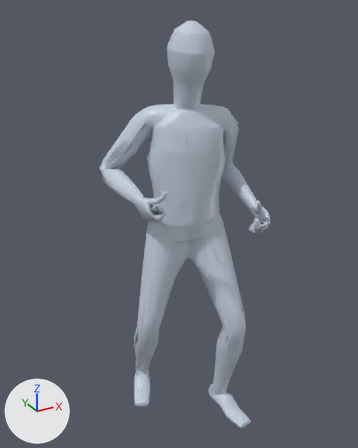
One commit to the glTF model app/assets/anims/Base/one_hand_attack_heavy.glb: the scene before it, then after it.
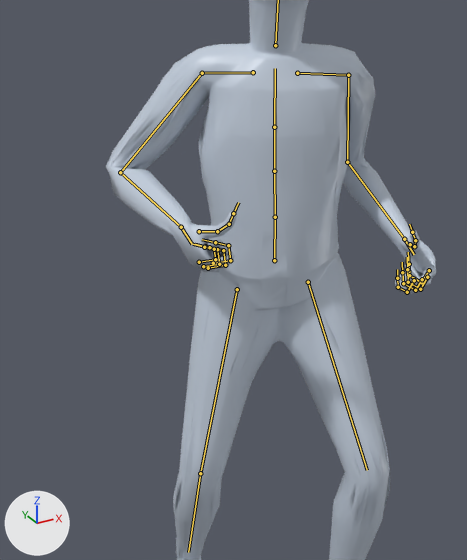
There are two pictures of each version: one whole from a 50 mm camera at (-0.962, -1.698, 1.781) aimed at (-0.038, -0.018, 0.941), one close up on the part from 12% to 80% of the width and 18% to 83% of the height. The axes (+X, +Y, +Z) are drawn at lower left. The lights are the same throughout. The last two pictures show the newer version. Both versions are drawn at frame 4 of the action 'Animation'; the numbers are the values there. The bones that change, and the others that lie on the model, are drawn over the model as lines in the close-ups.

The first close-up shows 'Body_human_male'.
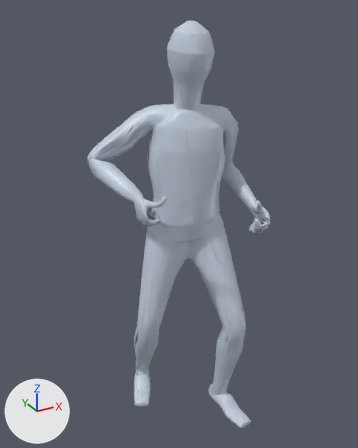
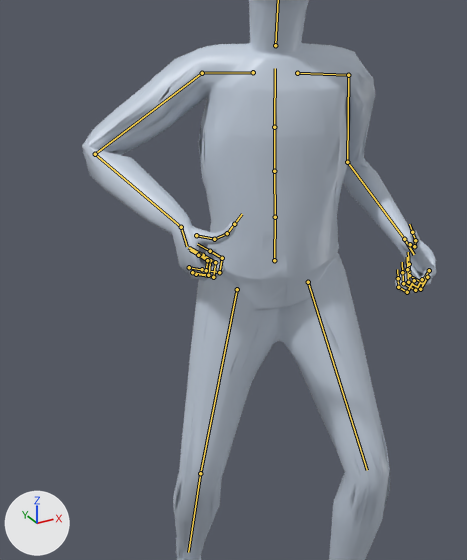
What differs and where, as boxes [x1, y1, x2, y2] in the close-ups (467 x 560 px):
'Body_human_male', posed
    before: [106, 0, 437, 560]
    after: [82, 0, 437, 560]
bone 'mixamorig:RightArm', root to tip
    before: (202, 73) to (120, 172)
    after: (202, 73) to (95, 154)
bone 'mixamorig:RightHand', root to tip
    before: (181, 227) to (192, 244)
    after: (181, 227) to (187, 246)

Diff of the bpy script that builds the scene:
```diff
--- a/app/assets/anims/Base/one_hand_attack_heavy.glb.py
+++ b/app/assets/anims/Base/one_hand_attack_heavy.glb.py
@@ bone_mixamorig_rightarm @@
 bone_mixamorig_rightarm = bpy.data.objects['Armature'].pose.bones['mixamorig:RightArm']  # child of 'mixamorig:RightShoulder'
-bone_mixamorig_rightarm.rotation_quaternion = (0.884, -0.398, -0.194, 0.147)  # degrees (-51, -13, 25)
+bone_mixamorig_rightarm.rotation_quaternion = (0.905, -0.233, -0.277, 0.224)  # degrees (-36, -23, 36)
@@ bone_mixamorig_righthand @@
 bone_mixamorig_righthand = bpy.data.objects['Armature'].pose.bones['mixamorig:RightHand']  # child of 'mixamorig:RightForeArm'
-bone_mixamorig_righthand.rotation_quaternion = (0.788, -0.282, 0.379, -0.394)  # degrees (-53, 22, -64)
+bone_mixamorig_righthand.rotation_quaternion = (0.789, -0.089, 0.484, -0.367)  # degrees (-44, 44, -69)
```
